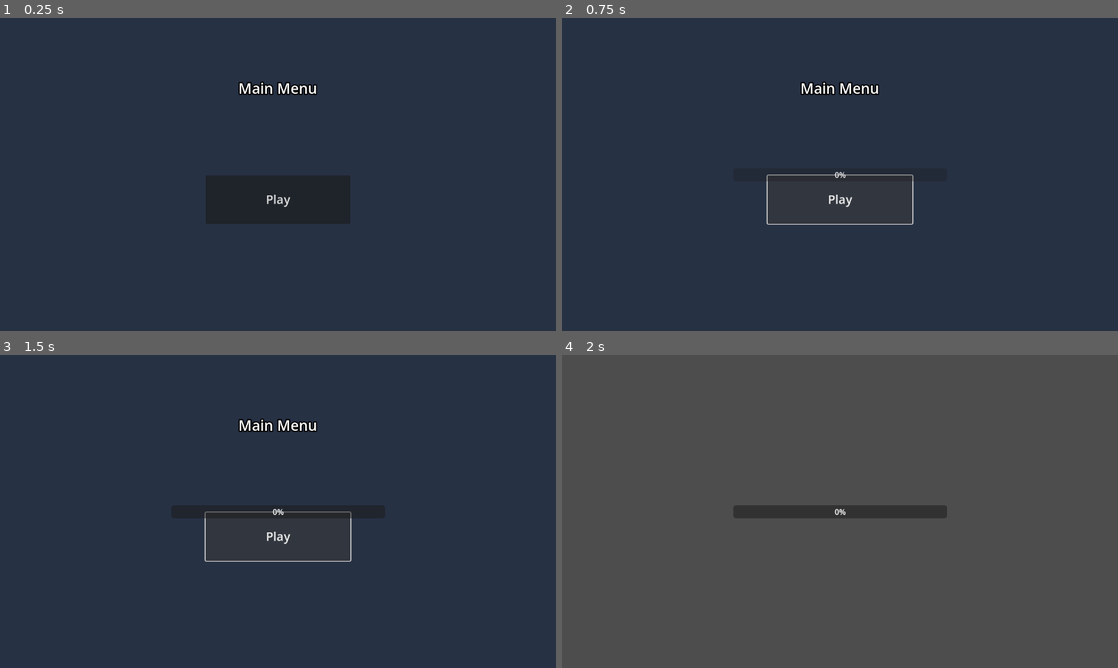
Above: before the commit, frames 1-4 (two rows, left to right).
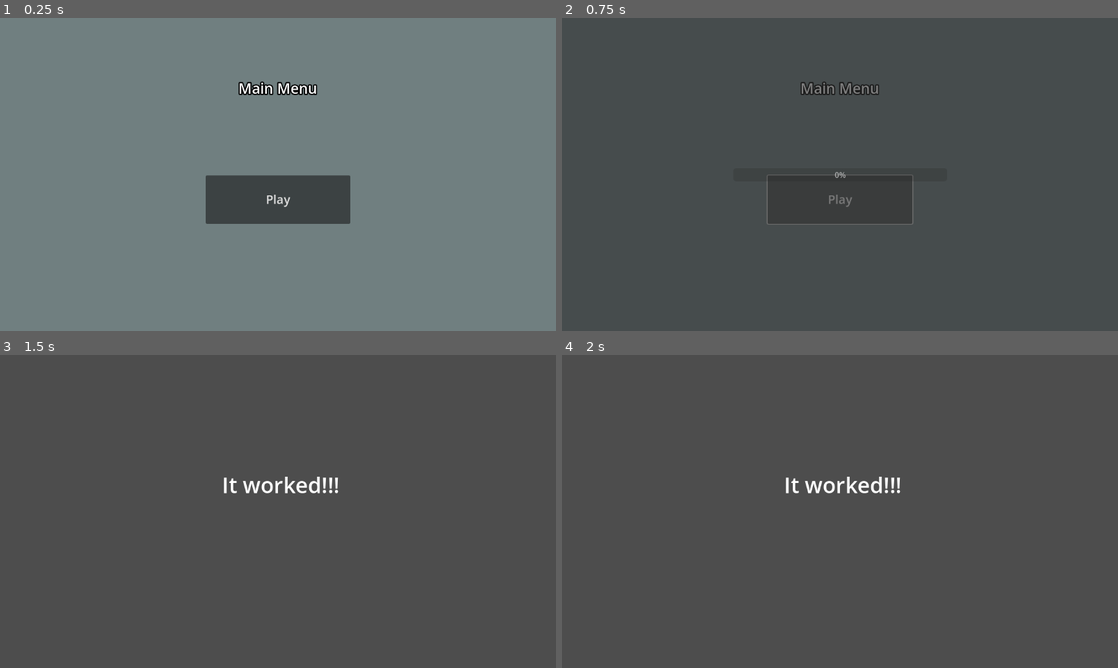
Above: after the commit, the same moments.

Repository: QuebleGameDev/BackgroundLoading
Game: Godot game, scene res://Game States/Main Menu/main_menu.tscn
Same seed, same stepped clock (60 frames per second), same inputs: the game is played once before the commit and once after it.
Inputs (mouse positions are in pixels of both pictures, inside the frame that each line leads up to):
- Up to frame 1 (0.25 s): no input
- Up to frame 2 (0.75 s): click "Play" at 0.5 s
- Up to frame 3 (1.5 s): click (278, 536) at 1.25 s, where only the run before the commit has a clickable "Play"
- Up to frame 4 (2 s): no input

The runs differ from the first frame. In frame 1, 100% of the frame differs, in the area x 0-100%, y 0-100%; in frame 2, 96%; in frame 3, 100%; in frame 4, 2.0%.

Commit message:
Finished Project

Diff:
--- a/Autoloads/global.gd
+++ b/Autoloads/global.gd
@@ -55,7 +55,7 @@
 
 			1: # THREAD_LOAD_IN_PROGRESS
 				# Update progress bar value on loading screen
-				loading_scene_instance.update_load_progress_bar(load_status)
+				loading_scene_instance.get_node("Control/load_ProgressBar").value = load_progress[0]
 
 			2: # THREAD_LOAD_FAILED
 				print("error: Loading failed!")
@@ -65,5 +65,8 @@
 				# Scene is loaded, now create an instance and add it as a child
 				var next_scene_instance = ResourceLoader.load_threaded_get(load_path).instantiate()
 				get_tree().get_root().call_deferred("add_child", next_scene_instance)
+
+				# Close loading screen
+				loading_scene_instance.fade_out_loading_screen()
 				return
 #--------------------------------------------------------
--- a/Game States/Game World/game_world.tscn
+++ b/Game States/Game World/game_world.tscn
@@ -1,3 +1,13 @@
 [gd_scene format=3 uid="uid://le1x1m244rpp"]
 
 [node name="game_world" type="Node2D"]
+
+[node name="Label" type="Label" parent="."]
+offset_left = 426.0
+offset_top = 230.0
+offset_right = 739.0
+offset_bottom = 308.0
+theme_override_font_sizes/font_size = 45
+text = "It worked!!!"
+horizontal_alignment = 1
+vertical_alignment = 1
--- a/Game States/Main Menu/main_menu.tscn
+++ b/Game States/Main Menu/main_menu.tscn
@@ -3,7 +3,7 @@
 [ext_resource type="Script" path="res://Game States/Main Menu/main_menu.gd" id="1_orel0"]
 
 [sub_resource type="StyleBoxFlat" id="StyleBoxFlat_ip1gk"]
-bg_color = Color(0.152941, 0.192157, 0.266667, 1)
+bg_color = Color(0.439216, 0.498039, 0.501961, 1)
 
 [node name="main_menu" type="Node2D"]
 script = ExtResource("1_orel0")
--- a/Loading Screen/loading_screen.gd
+++ b/Loading Screen/loading_screen.gd
@@ -3,10 +3,10 @@
 
 signal safe_to_load
 
-@onready var load_progressBar = $load_ProgressBar
-
-func update_load_progress_bar(new_value : float):
-	load_progressBar.value = new_value
+@onready var animPlayer = $AnimationPlayer
 
 
-# NEED TO FREE SELF!!!
+func fade_out_loading_screen():
+	animPlayer.play("fade_out")
+	await animPlayer.animation_finished
+	queue_free()
--- a/Loading Screen/loading_screen.tscn
+++ b/Loading Screen/loading_screen.tscn
@@ -1,10 +1,25 @@
-[gd_scene load_steps=4 format=3 uid="uid://denom1uici5bq"]
+[gd_scene load_steps=7 format=3 uid="uid://denom1uici5bq"]
 
 [ext_resource type="Script" path="res://Loading Screen/loading_screen.gd" id="1_ue0y0"]
 
+[sub_resource type="Animation" id="Animation_2f4gf"]
+length = 0.001
+tracks/0/type = "value"
+tracks/0/imported = false
+tracks/0/enabled = true
+tracks/0/path = NodePath("Control:modulate")
+tracks/0/interp = 1
+tracks/0/loop_wrap = true
+tracks/0/keys = {
+"times": PackedFloat32Array(0),
+"transitions": PackedFloat32Array(1),
+"update": 0,
+"values": [Color(1, 1, 1, 0)]
+}
+
 [sub_resource type="Animation" id="Animation_2rrlf"]
-resource_name = "start_loading"
-length = 3.0
+resource_name = "fade_in"
+length = 0.4
 tracks/0/type = "method"
 tracks/0/imported = false
 tracks/0/enabled = true
@@ -12,29 +27,92 @@
 tracks/0/interp = 1
 tracks/0/loop_wrap = true
 tracks/0/keys = {
-"times": PackedFloat32Array(1),
+"times": PackedFloat32Array(0.3),
 "transitions": PackedFloat32Array(1),
 "values": [{
 "args": [&"safe_to_load"],
 "method": &"emit_signal"
 }]
 }
+tracks/1/type = "value"
+tracks/1/imported = false
+tracks/1/enabled = true
+tracks/1/path = NodePath("Control:modulate")
+tracks/1/interp = 1
+tracks/1/loop_wrap = true
+tracks/1/keys = {
+"times": PackedFloat32Array(0, 0.3),
+"transitions": PackedFloat32Array(1, 1),
+"update": 0,
+"values": [Color(1, 1, 1, 0), Color(1, 1, 1, 1)]
+}
+
+[sub_resource type="Animation" id="Animation_lhxm1"]
+resource_name = "fade_out"
+length = 0.4
+tracks/0/type = "method"
+tracks/0/imported = false
+tracks/0/enabled = true
+tracks/0/path = NodePath(".")
+tracks/0/interp = 1
+tracks/0/loop_wrap = true
+tracks/0/keys = {
+"times": PackedFloat32Array(),
+"transitions": PackedFloat32Array(),
+"values": []
+}
+tracks/1/type = "value"
+tracks/1/imported = false
+tracks/1/enabled = true
+tracks/1/path = NodePath("Control:modulate")
+tracks/1/interp = 1
+tracks/1/loop_wrap = true
+tracks/1/keys = {
+"times": PackedFloat32Array(0, 0.3),
+"transitions": PackedFloat32Array(1, 1),
+"update": 0,
+"values": [Color(1, 1, 1, 1), Color(1, 1, 1, 0)]
+}
 
 [sub_resource type="AnimationLibrary" id="AnimationLibrary_8l0us"]
 _data = {
-"start_loading": SubResource("Animation_2rrlf")
+"RESET": SubResource("Animation_2f4gf"),
+"fade_in": SubResource("Animation_2rrlf"),
+"fade_out": SubResource("Animation_lhxm1")
 }
+
+[sub_resource type="StyleBoxFlat" id="StyleBoxFlat_tgjww"]
+bg_color = Color(0.172549, 0.172549, 0.172549, 1)
 
 [node name="loading_screen" type="CanvasLayer"]
 script = ExtResource("1_ue0y0")
 
 [node name="AnimationPlayer" type="AnimationPlayer" parent="."]
-autoplay = "start_loading"
+autoplay = "fade_in"
 libraries = {
 "": SubResource("AnimationLibrary_8l0us")
 }
 
-[node name="load_ProgressBar" type="ProgressBar" parent="."]
+[node name="Control" type="Control" parent="."]
+modulate = Color(1, 1, 1, 0)
+layout_mode = 3
+anchors_preset = 15
+anchor_right = 1.0
+anchor_bottom = 1.0
+grow_horizontal = 2
+grow_vertical = 2
+
+[node name="Panel" type="Panel" parent="Control"]
+layout_mode = 1
+anchors_preset = 15
+anchor_right = 1.0
+anchor_bottom = 1.0
+grow_horizontal = 2
+grow_vertical = 2
+theme_override_styles/panel = SubResource("StyleBoxFlat_tgjww")
+
+[node name="load_ProgressBar" type="ProgressBar" parent="Control"]
+layout_mode = 1
 anchors_preset = 8
 anchor_left = 0.5
 anchor_top = 0.5
